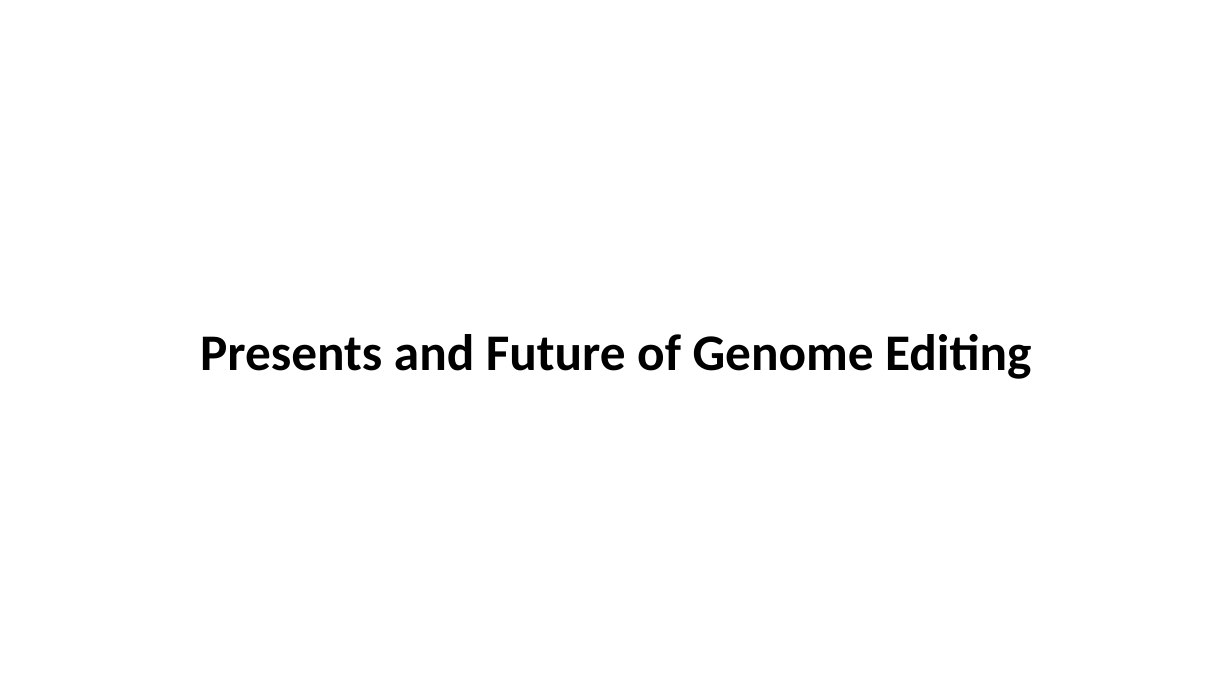
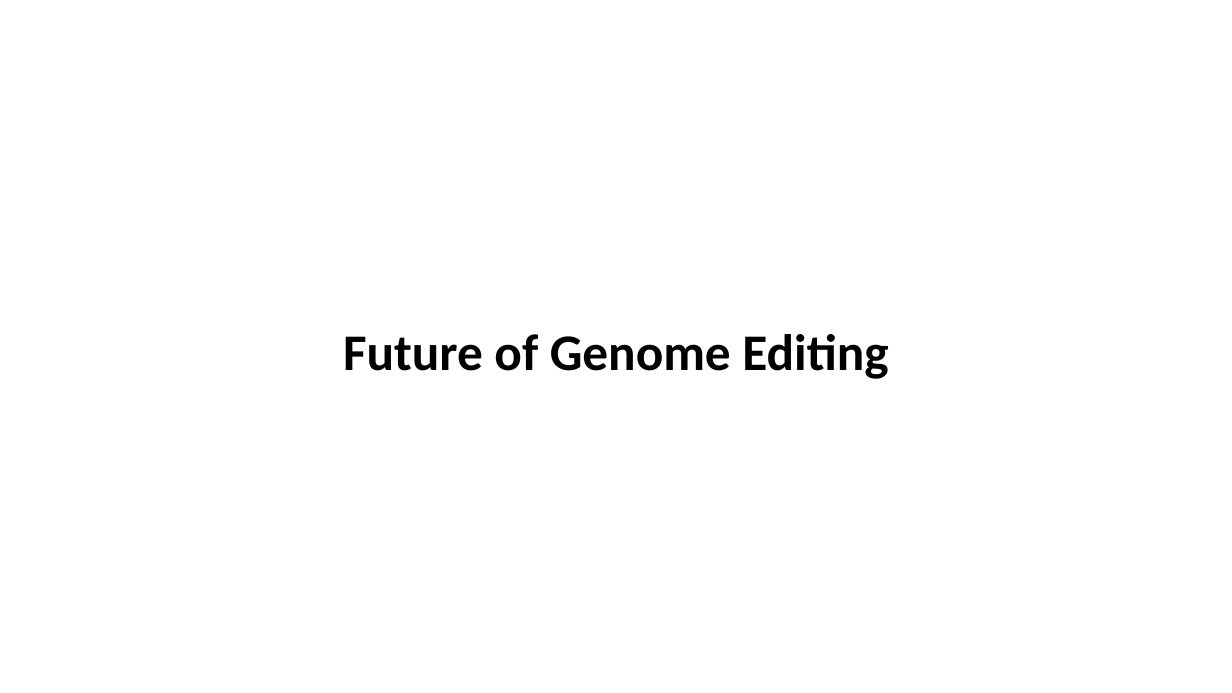
Before and after one commit to vwOvOwv/PKU-Undergraduate-Course, a slide deck: slide 30 of 遗传学(Genetics)/讨论课/Topic-3_遗传学技术/CRISPR-Cas.pptx (slide 23 before the commit). Drawn at 1232x693 pixels with LibreOffice and Linux fonts; fonts in the diff are those of the drawing. Boxes give left, top, right and bottom in pixels: in the first picture for what was removed or moved away, otherwise in the second. Text is boxed around its words. In the diff, an @@ line names an element or a change of style, - is before the commit and + after.

```diff
--- a/遗传学(Genetics)/讨论课/Topic-3_遗传学技术/CRISPR-Cas.pptx
+++ b/遗传学(Genetics)/讨论课/Topic-3_遗传学技术/CRISPR-Cas.pptx
@@ text at bbox=[343, 334, 888, 379]: text changed @@
-Presents and Future of Genome Editing
+Future of Genome Editing
```
Also in this commit, not shown: 11 other slides changed, 9 slides added, 2 slides removed, 19 other files.
